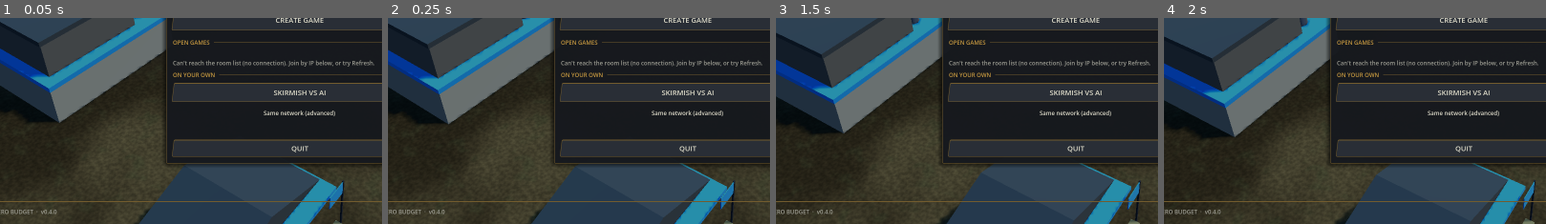
Above: before the commit, frames 1-4 (left to right).
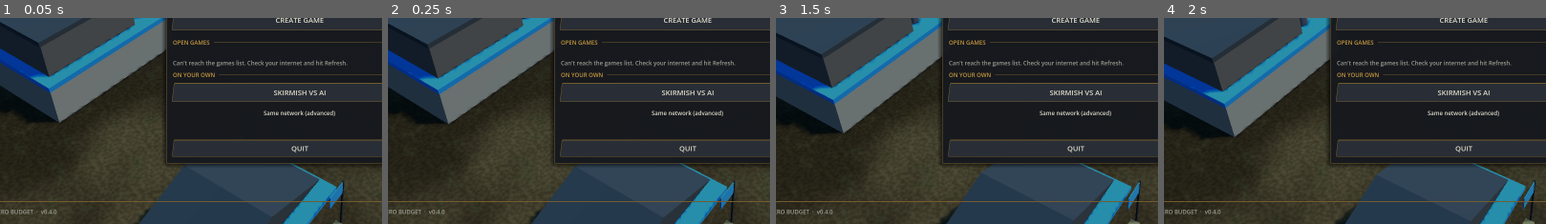
Above: after the commit, the same moments.

Repository: Tzvigettenberg/conquer-and-command
Game: Godot game, scene res://game/main.tscn
Same seed, same stepped clock (60 frames per second), same inputs: the game is played once before the commit and once after it.
Inputs (mouse positions are % of the whole screen's width and height, from its top left):
- Up to frame 1 (0.05 s): no input
- Up to frame 2 (0.25 s): no input
- Up to frame 3 (1.5 s): click (53, 41) at 0.52 s; type "12" at 0.6 s; click (53, 45) at 0.75 s; type "12" at 0.83 s; tap Enter at 1.25, 1.35 s; move the mouse to (72, 43) at 1.27 s; hold Right from 1.28 s (still down); click (72, 43) at 1.42 s
- Up to frame 4 (2 s): keep holding Right; tap Space (ui_select) at 1.52, 1.82 s
The pictures show only the part of the screen within x 11-61%, y 50-100%; the shares and areas given below are measured in that part.

The runs differ from the first frame. In frame 1, 0.6% of the frame differs, in the area x 56-98%, y 20-24%; in frame 2, 0.6%; in frame 3, 0.6%; in frame 4, 0.6%.

Commit message:
Menu wording: no more talk of IPs on the paths players actually use
Co-Authored-By: Claude Opus 5 <noreply@anthropic.com>
Claude-Session: https://claude.ai/code/session_017kFU9jRMi1R74YkqKUJrW7

Diff:
--- a/game/main.gd
+++ b/game/main.gd
@@ -82,7 +82,7 @@
 	rooms.rooms_changed.connect(_on_rooms_changed)
 	rooms.rooms_failed.connect(func(msg: String) -> void:
 		if room_rows.get_child_count() == 0:
-			room_hint.text = NO_LIST_TEXT if msg == "off" else "Can't reach the room list (%s). Join by IP below, or try Refresh." % msg)
+			room_hint.text = NO_LIST_TEXT if msg == "off" else "Can't reach the games list. Check your internet and hit Refresh.")
 	rooms.claimed.connect(_on_claimed)
 	if args.has("port"):
 		port = int(args["port"])
@@ -561,7 +561,7 @@
 	for c in room_rows.get_children():
 		c.queue_free()
 	if list.is_empty():
-		room_hint.text = "No open games right now. Host one, or join a friend by IP below."
+		room_hint.text = "Nobody has a game up right now. Create one and your friends will see it here."
 	else:
 		room_hint.text = "%d open game%s - click one to join." % [list.size(), "" if list.size() == 1 else "s"]
 	for r in list:
